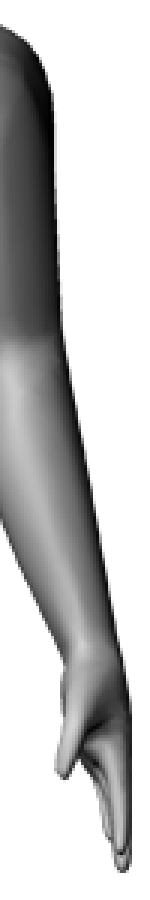
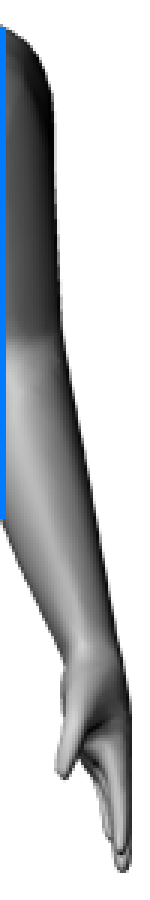
Revision of a layered 150 x 900 image; what changed, layer by layer:
added layer "Form 1" above "Ebene 1" over <box>0,27,6,519</box>
